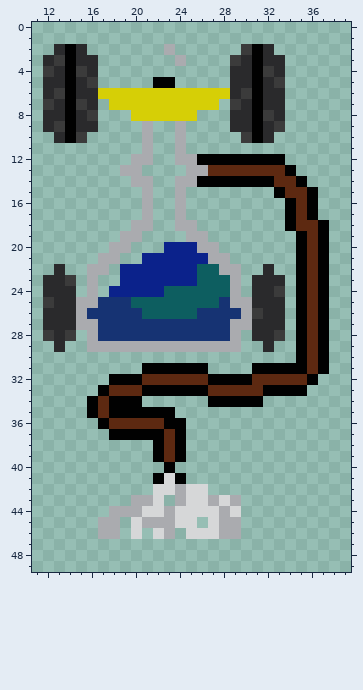
Pixel-art sprite: sprites/Hookah/4.png. Above, as it was before the edit.
The file is 50x50 pixels. Shown: x 11..39, y 0..49.
New version:
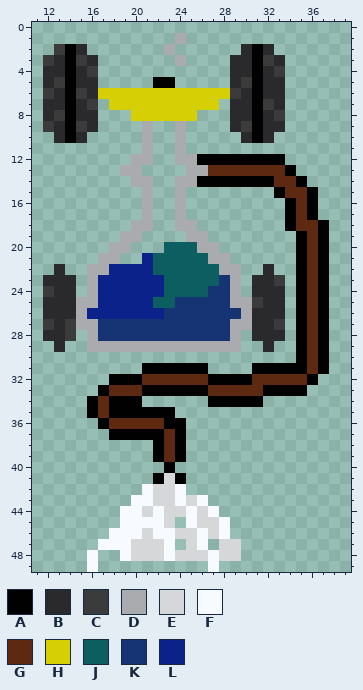
Palette (. is transparent): A #010101  B #2a2a2c  C #3b3b3b  D #aaabaf  E #d6d7d8  F #f7fbff  G #5d2911  H #d6cf06  J #0d5e60  K #163373  L #0b228b
The exact change:
The author changed colour C to colour B in row 2 at x 30; in row 3 at x 13 and 29; in row 4 at x 12, 15 and 32; in row 5 at x 16 and 33; in row 6 at x 13 and 30; in row 7 at x 12, 15 and 29.
The author changed colour C to colour B in row 8 at x 16 and 32; in row 9 at x 13 and 33; in row 10 at x 15 and 30; in row 23 at x 14; in row 24 at x 33; in row 25 at x 12.
The author changed colour C to colour B in row 26 at x 31; in row 28 at x 12 and 33.
The author changed colour B to colour C in row 2 at x 13; in row 3 at x 12, 15 and 32; in row 4 at x 16 and 33; in row 5 at x 13 and 30; in row 6 at x 12, 15 and 29; in row 7 at x 16 and 32.
The author changed colour B to colour C in row 8 at x 13 and 33; in row 9 at x 12, 15 and 30; in row 23 at x 33; in row 24 at x 12; in row 25 at x 31; in row 27 at x 12, 14 and 33.
Colour D now appears in row 1 at x 24.
Colour E now appears in row 43 at x 23; in row 45 at x 26; in row 46 at x 21 and 24; in row 47 at x 20 to 22, 25 and 28 to 29; in row 48 at x 20 to 22, 24 to 26 and 28 to 29.
The author changed colour D to colour E in rows 44 to 45 at x 23.
Colour F now appears in row 42 at x 21; in rows 45 to 46 at x 19; in row 47 at x 17 to 19, 23 and 26; in row 48 at x 16, 19, 23 and 27; in row 49 at x 16 and 27.
The author changed colour D to colour F in row 42 at x 24; in row 43 at x 20 to 21 and 24; in row 44 at x 19 to 20; in row 45 at x 21 to 22 and 28; in row 46 at x 18, 23 and 28.
The author changed colour E to colour F in row 43 at x 26; in row 44 at x 22, 25 and 27; in row 45 at x 20 and 25; in row 46 at x 20, 22 and 26.
The author changed colour L to colour J in row 20 at x 23 to 25; in row 21 at x 22 to 26; in row 22 at x 22 to 25; in row 23 at x 23 to 25.
The author changed colour J to colour K in row 23 at x 28; in row 24 at x 27 to 28; in row 25 at x 24 to 27; in row 26 at x 23 to 25.
Colour L now appears in row 22 at x 18; in row 23 at x 17 to 18; in row 24 at x 17.
The author changed colour J to colour L in row 25 at x 20 to 21; in row 26 at x 21 to 22.
The author changed colour K to colour L in row 25 at x 17 to 19; in row 26 at x 16 to 20.
The edit erases colour D in row 43 at x 27 and 29; in row 44 at x 18 and 28; in row 45 at x 17 to 18 and 29; in row 46 at x 17 and 29.
The edit erases colour E in row 42 at x 25 to 26; in row 43 at x 28; in row 44 at x 29; in row 45 at x 24.
